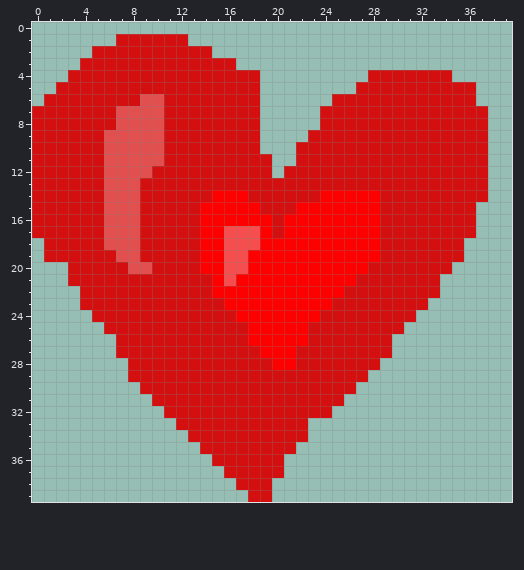
Pixel-art sprite -- Kurczaki/assets/heart.png. The picture above is the old version.
The file is 40x40 pixels.
The result:
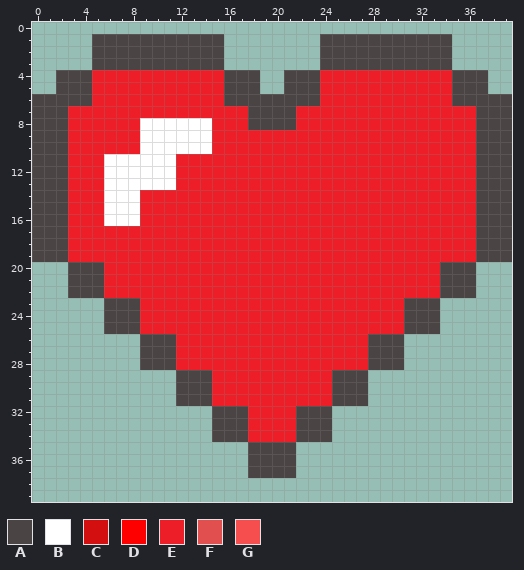
Palette (. is transparent): A #4b4445  B #ffffff  C #d40f0f  D #ff0000  E #ed1e27  F #e14f4f  G #f64e4e
Diff:
Changed rows in their new state; - is an unchanged pixel.
first column x 0:
 1 -----AAAAAAAAAAA--------AAAAAAAAAAA-----
 2 -----AAAAAAAAAAA--------AAAAAAAAAAA-----
 3 ----.AAAAAAAAAAA.-------AAAAAAAAAAA-----
 4 --AAAEEEEEEEEEEEAAA--AAAEEEEEEEEEEEAAA--
 5 --AAAEEEEEEEEEEEAAA--AAAEEEEEEEEEEEAAA--
 6 AAAAAEEEEEEEEEEEAAAAAAAAEEEEEEEEEEEAAAAA
 7 AAAEEEEEEEEEEEEEEEAAAAEEEEEEEEEEEEEEEAAA
 8 AAAEEEEEEBBBBBBEEEAAAAEEEEEEEEEEEEEEEAAA
 9 AAAEEEEEEBBBBBBEEEEEEEEEEEEEEEEEEEEEEAAA
10 AAAEEEEEEBBBBBBEEEEEEEEEEEEEEEEEEEEEEAAA
11 AAAEEEBBBBBBEEEEEEEEEEEEEEEEEEEEEEEEEAAA
12 AAAEEEBBBBBBEEEEEEEEEEEEEEEEEEEEEEEEEAAA
13 AAAEEEBBBBBBEEEEEEEEEEEEEEEEEEEEEEEEEAAA
14 AAAEEEBBBEEEEEEEEEEEEEEEEEEEEEEEEEEEEAAA
15 AAAEEEBBBEEEEEEEEEEEEEEEEEEEEEEEEEEEEAAA
16 AAAEEEBBBEEEEEEEEEEEEEEEEEEEEEEEEEEEEAAA
17 AAAEEEEEEEEEEEEEEEEEEEEEEEEEEEEEEEEEEAAA
18 AAAEEEEEEEEEEEEEEEEEEEEEEEEEEEEEEEEEEAAA
19 AAAEEEEEEEEEEEEEEEEEEEEEEEEEEEEEEEEEEAAA
20 ---AAAEEEEEEEEEEEEEEEEEEEEEEEEEEEEAAA---
21 ---AAAEEEEEEEEEEEEEEEEEEEEEEEEEEEEAAA---
22 ---AAAEEEEEEEEEEEEEEEEEEEEEEEEEEEEAAA---
23 ----..AAAEEEEEEEEEEEEEEEEEEEEEEAAA------
24 -----.AAAEEEEEEEEEEEEEEEEEEEEEEAAA------
25 ------AAAEEEEEEEEEEEEEEEEEEEEEEAAA------
26 -------..AAAEEEEEEEEEEEEEEEEAAA---------
27 -------..AAAEEEEEEEEEEEEEEEEAAA---------
28 --------.AAAEEEEEEEEEEEEEEEEAAA---------
29 --------....AAAEEEEEEEEEEAAA------------
30 ---------...AAAEEEEEEEEEEAAA------------
31 ----------..AAAEEEEEEEEEEAAA------------
32 -----------....AAAEEEEAAA---------------
33 ------------...AAAEEEEAAA---------------
34 -------------..AAAEEEEAAA---------------
35 --------------....AAAA------------------
36 ---------------...AAAA------------------
37 ----------------..AAAA------------------
38 -----------------...--------------------
39 ------------------..--------------------
